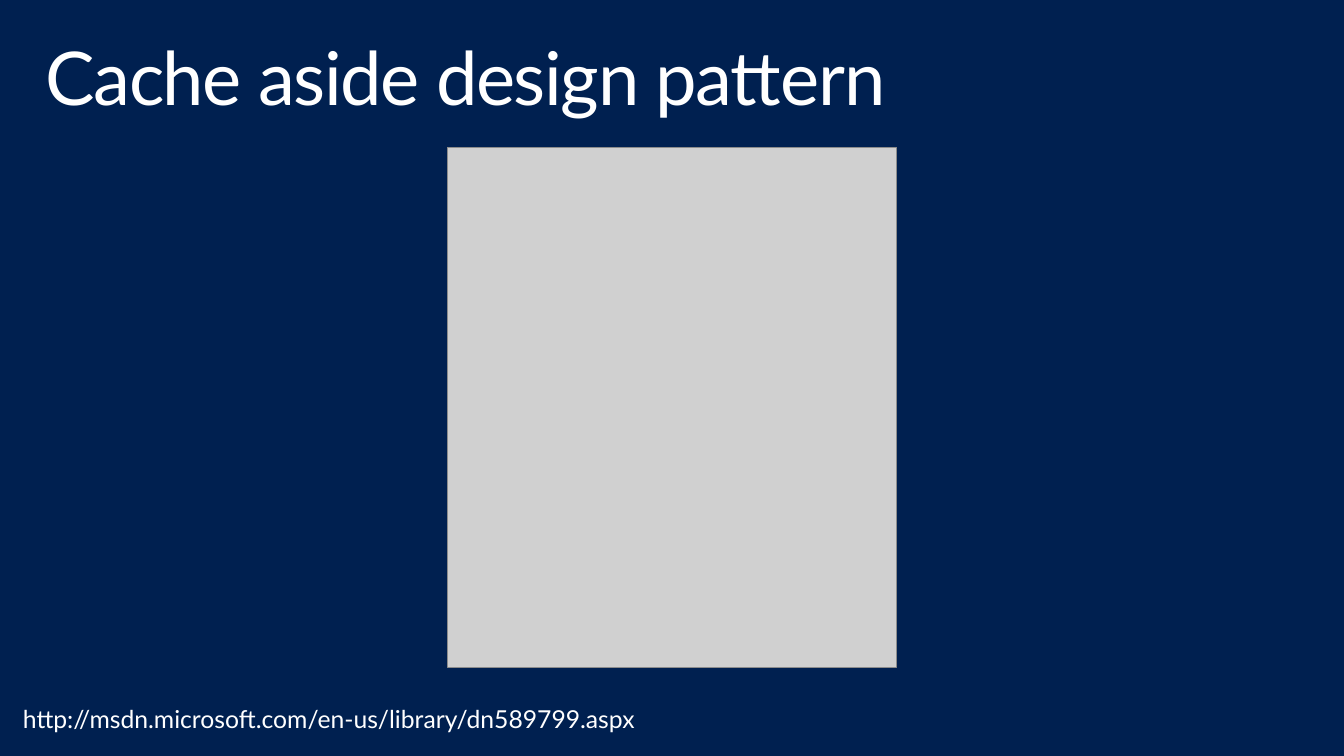
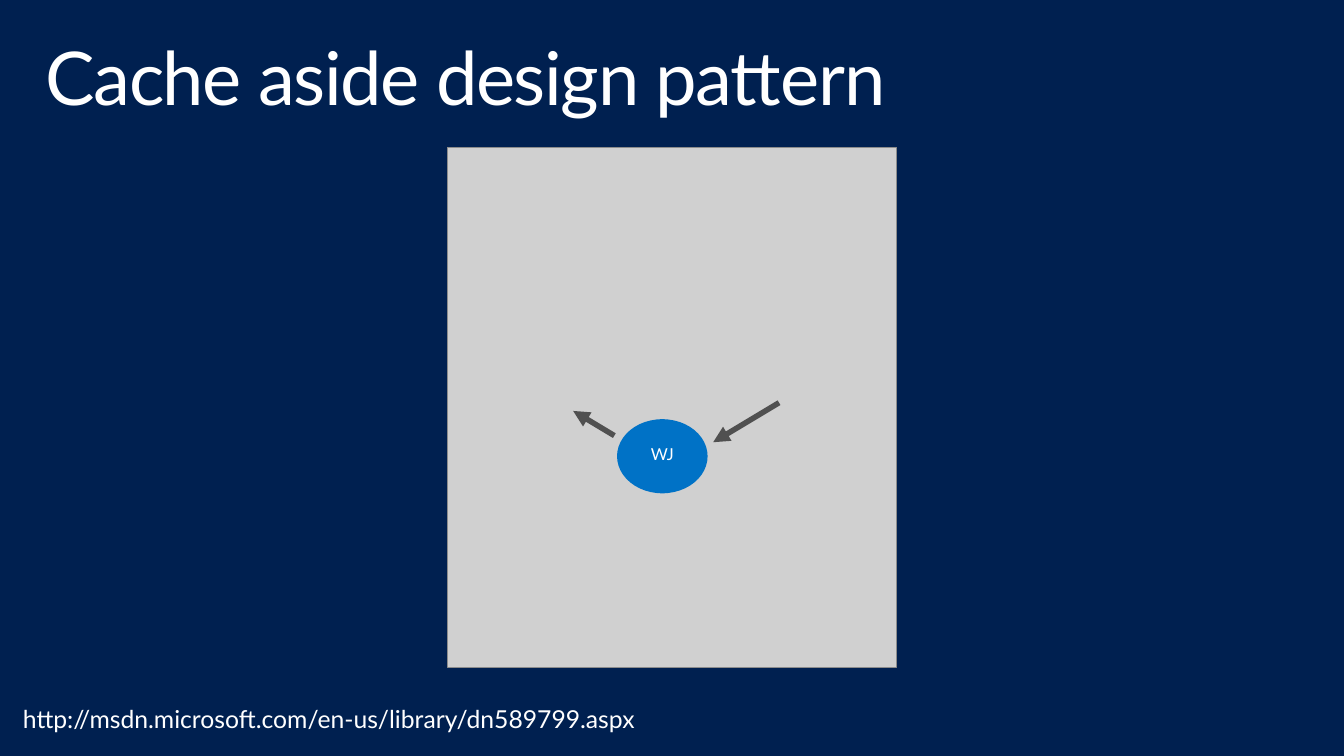
Before and after one commit to shawnweisfeld/20141210_Redis, a slide deck: slide 17 of Redis.pptx. Drawn at 1344x756 pixels with LibreOffice and Linux fonts; fonts in the diff are those of the drawing; grey boxes stand for pictures; background and template pictures are left out. Boxes give left, top, right and bottom in pixels: in the first picture for what was removed or moved away, otherwise in the second. Text is boxed around its words. In the diff, an @@ line names an element or a change of style, - is before the commit and + after.

```diff
--- a/Redis.pptx
+++ b/Redis.pptx
@@ arrow added from (615, 436) to (573, 411), #505050 4 pt @@
@@ flow chart summing junction added at [617,419,708,493], fill #0072C6, 12 pt, text #FFFFFF @@
+WJ
@@ arrow added from (779, 402) to (714, 442), #505050 4 pt @@
```
Also in this commit, not shown: 3 other slides changed, 4 other files.
